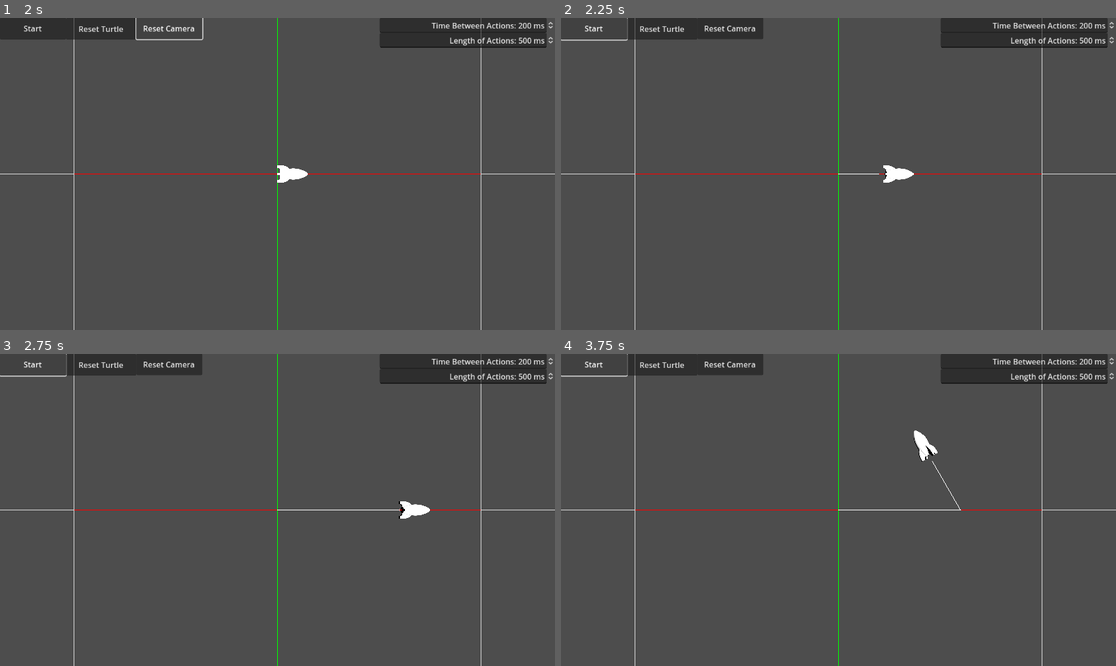
Above: before the commit, frames 1-4 (two rows, left to right).
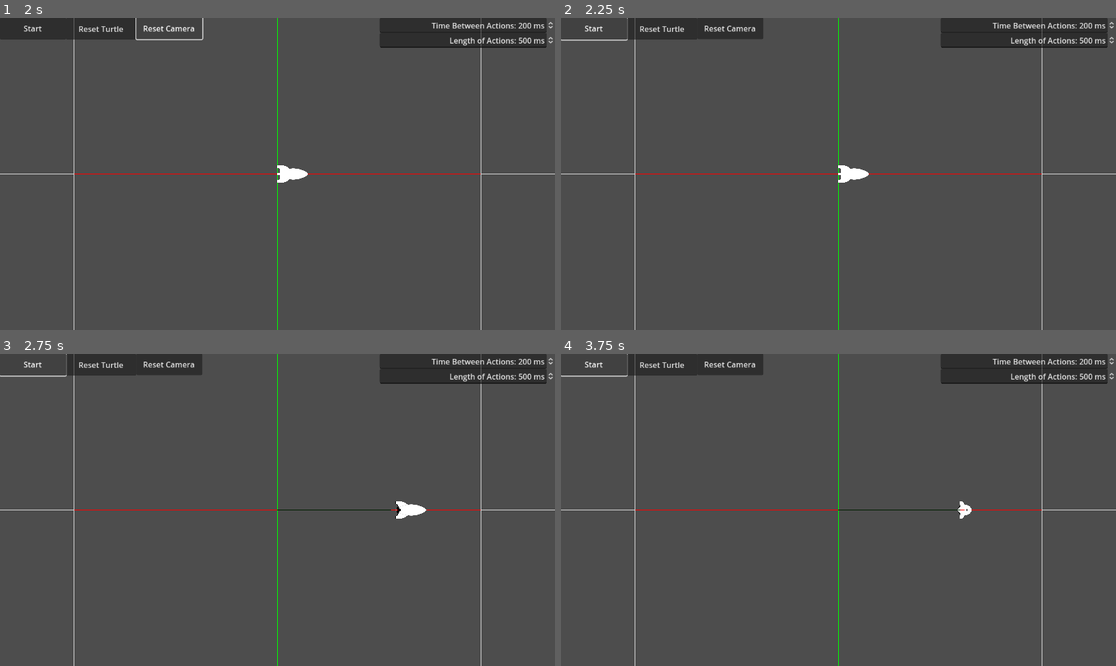
Above: after the commit, the same moments.

Repository: mrSun421/turtle
Game: Godot game, scene res://main.tscn
The game is run twice, just before and just after one commit, with the same random seed, the same clock (stepped at 60 frames per second) and the same inputs.
Inputs:
- Up to frame 1 (2 s): click "Reset Turtle" at 0.5 s; click "Reset Camera" at 1.25 s
- Up to frame 2 (2.25 s): click "Start" at 2 s
- Up to frame 3 (2.75 s): no input
- Up to frame 4 (3.75 s): click "Start" at 2.75 s; click "Start" at 3.5 s

Frame 1 is identical in both runs. In frame 2, 0.4% of the frame differs, in the area x 49-64%, y 47-53%; in frame 3, 0.2%; in frame 4, 0.4%.

Commit message:
added color changing and pen changing functionality

Diff:
--- a/camera_3d.gd
+++ b/camera_3d.gd
@@ -41,3 +41,4 @@
 
 func _on_camera_reset_button_pressed() -> void:
 	self.position = Vector3(0, 0, 5)
+	self.quaternion = Quaternion.IDENTITY
--- a/main.gd
+++ b/main.gd
@@ -25,12 +25,13 @@
 	_draw_line(gridMeshInstance, Vector3(0, -MAIN_AXES_SIZE, 0), Vector3(0, MAIN_AXES_SIZE, 0), Color.GREEN)
 	_draw_line(gridMeshInstance, Vector3(0, 0, -MAIN_AXES_SIZE), Vector3(0, 0, MAIN_AXES_SIZE), Color.BLUE)
 
-	for _i in range(3):
+	for i in range(8):
+		turtle.append_turtle_actions(Turtle.ColorAction.new(Color(0, 1.0 / (8 - i), 0)))
 		turtle.append_turtle_actions(Turtle.MoveAction.new(3))
-		turtle.append_turtle_actions(Turtle.DiveAction.new(120))
+		turtle.append_turtle_actions(Turtle.YawAction.new(45))
 
 
-func _draw_line(mesh_instance: MeshInstance3D, pos1: Vector3, pos2: Vector3, color = Color.WHITE_SMOKE, persist_ms = 0):
+func _draw_line(mesh_instance: MeshInstance3D, pos1: Vector3, pos2: Vector3, color = Color.WHITE_SMOKE):
 	var material := ORMMaterial3D.new()
 	material.shading_mode = BaseMaterial3D.SHADING_MODE_UNSHADED
 	material.albedo_color = color
@@ -43,7 +44,9 @@
 
 
 func _on_turtle_finished_move(pos1: Vector3, pos2: Vector3) -> void:
-	_draw_line(pathMeshInstance, pos1, pos2)
+	if !turtle.pen_is_down:
+		return
+	_draw_line(pathMeshInstance, pos1, pos2, turtle.line_color)
 
 
 func _on_reset_button_pressed() -> void:
@@ -54,9 +57,11 @@
 
 
 func _on_turtle_moving(current_pos: Vector3) -> void:
+	if !turtle.pen_is_down:
+		return
 	var im_mesh := movingMeshInstance.mesh as ImmediateMesh
 	while turtle.is_moving:
-		_draw_line(movingMeshInstance, current_pos, turtle.position)
+		_draw_line(movingMeshInstance, current_pos, turtle.position, turtle.line_color)
 		await get_tree().physics_frame
 		im_mesh.clear_surfaces()
 	im_mesh.clear_surfaces()
--- a/server.gd
+++ b/server.gd
@@ -12,7 +12,6 @@
 	print("server listening on %d" % server.get_local_port())
 
 func _process(delta: float) -> void:
-	print(len(streams))
 	for i in len(streams):
 		var stream = streams[i]
 		if stream.poll() != OK:
--- a/turtle.gd
+++ b/turtle.gd
@@ -14,7 +14,16 @@
 var is_moving = false
 var is_running = false
 var reset_was_pressed = false
+var pen_is_down = true
+var line_color: Color = Color.WHITE_SMOKE
 var current_tween: Tween
+
+func set_line_color_rgb8(r, g, b):
+	line_color = Color8(r, g, b)
+func set_line_color_rgbfloat(r, g, b):
+	line_color = Color(r, g, b)
+func set_line_color_string(colorString):
+	line_color = Color.from_string(colorString, Color.WHITE_SMOKE)
 
 func execute_move(distance: float) -> Tween:
 	var pos_tween = create_tween().set_trans(Tween.TRANS_LINEAR)
@@ -25,7 +34,7 @@
 	return pos_tween
 
 
-func execute_turn(angle: float) -> Tween:
+func execute_yaw(angle: float) -> Tween:
 	var heading: Vector3 = self.basis.x
 	var normal: Vector3 = self.basis.y
 	var angle_in_rad = deg_to_rad(angle)
@@ -43,7 +52,7 @@
 	rotation_tween.tween_property(self, "quaternion", self.quaternion * quaternion_rotation, tween_time)
 	return rotation_tween
 
-func execute_dive(angle: float) -> Tween:
+func execute_pitch(angle: float) -> Tween:
 	var heading: Vector3 = self.basis.x
 	var normal: Vector3 = self.basis.y
 	var left: Vector3 = self.basis.z
@@ -60,7 +69,8 @@
 		var current_position = self.position
 		var current_action = turtle_event_queue.pop_front()
 		current_tween = self._execute_turtle_action(current_action, current_position)
-		await current_tween.finished
+		if current_tween:
+			await current_tween.finished
 		if current_action is MoveAction:
 			is_moving = false
 			finished_move.emit(current_position, self.position)
@@ -74,15 +84,22 @@
 		moving.emit(current_position)
 		var m_action: MoveAction = action as MoveAction
 		return self.execute_move(m_action.distance)
-	elif action is TurnAction:
-		var t_action: TurnAction = action as TurnAction
-		return self.execute_turn(t_action.angle)
+	elif action is YawAction:
+		var t_action: YawAction = action as YawAction
+		return self.execute_yaw(t_action.angle)
 	elif action is RollAction:
 		var r_action: RollAction = action as RollAction
 		return self.execute_roll(r_action.angle)
-	elif action is DiveAction:
-		var d_action: DiveAction = action as DiveAction
-		return self.execute_dive(d_action.angle)
+	elif action is PitchAction:
+		var d_action: PitchAction = action as PitchAction
+		return self.execute_pitch(d_action.angle)
+	elif action is PenUpAction:
+		pen_is_down = false
+	elif action is PenDownAction:
+		pen_is_down = true
+	elif action is ColorAction:
+		var c_action: ColorAction = action as ColorAction
+		line_color = c_action.color
 	else:
 		print("Action Something went wrong")
 	return
@@ -99,7 +116,7 @@
 	if actions is Array:
 		turtle_actions.append_array(actions)
 		return
-	if actions is MoveAction or actions is TurnAction or actions is RollAction or actions is DiveAction:
+	else:
 		turtle_actions.append(actions)
 		return
 
@@ -113,6 +130,8 @@
 		current_tween.kill()
 	self.position = Vector3.ZERO
 	self.basis = Basis.IDENTITY
+	pen_is_down = true
+	line_color = Color.WHITE_SMOKE
 
 
 func _on_wait_time_input_value_changed(value: float) -> void:
@@ -128,7 +147,7 @@
 	func _init(set_distance: float = 0.0) -> void:
 		self.distance = set_distance
 
-class TurnAction:
+class YawAction:
 	var angle: float
 	func _init(set_angle: float = 0.0) -> void:
 		self.angle = set_angle
@@ -138,7 +157,20 @@
 	func _init(set_angle: float = 0.0) -> void:
 		self.angle = set_angle
 
-class DiveAction:
+class PitchAction:
 	var angle: float
 	func _init(set_angle: float = 0.0) -> void:
 		self.angle = set_angle
+
+class PenUpAction:
+	func _init() -> void:
+		pass
+
+class PenDownAction:
+	func _init() -> void:
+		pass
+
+class ColorAction:
+	var color: Color
+	func _init(set_color: Color = Color.WHITE_SMOKE) -> void:
+		self.color = set_color
